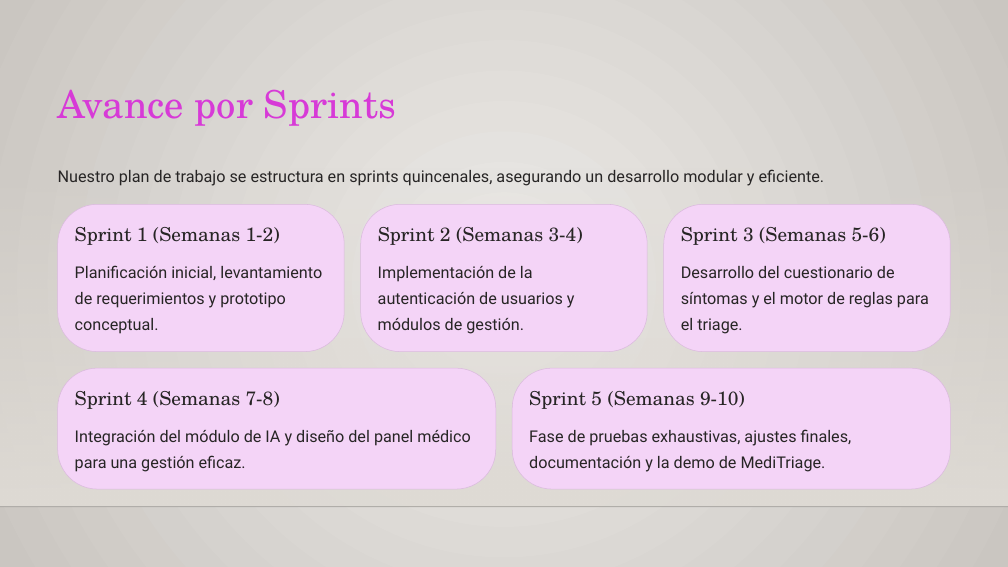
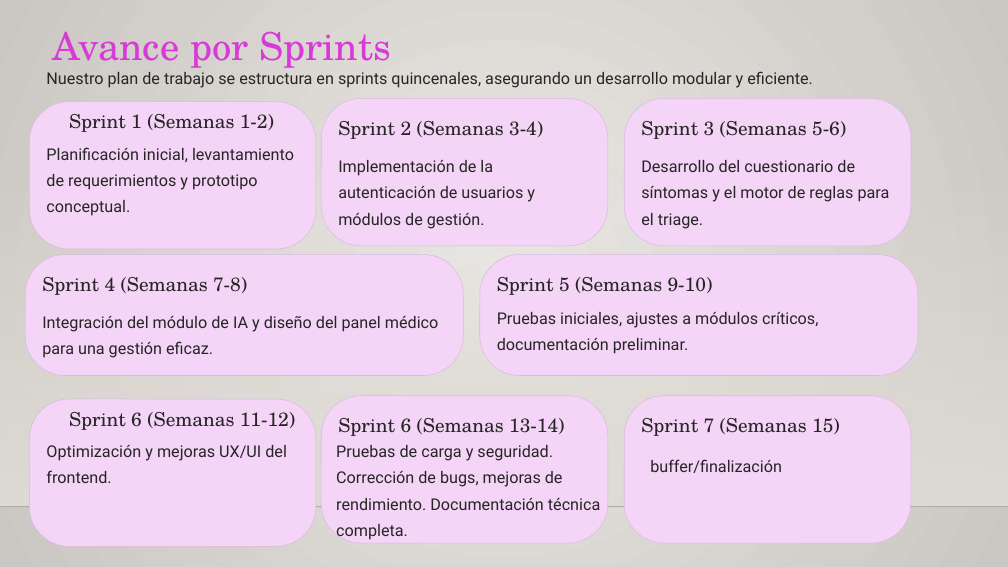
Before and after one commit to MRCuevasCarreno/MediTriage, a slide deck: slide 8 of Fase 1/Evidencias Grupales/MediTriage.pptx. Drawn at 1008x567 pixels with LibreOffice and Linux fonts; fonts in the diff are those of the drawing; background and template pictures are left out. Boxes give left, top, right and bottom in pixels: in the first picture for what was removed or moved away, otherwise in the second. Text is boxed around its words. In the diff, an @@ line names an element or a change of style, - is before the commit and + after.

Commit message:
ajuste 15 semana

```diff
--- a/Fase 1/Evidencias Grupales/MediTriage.pptx
+++ b/Fase 1/Evidencias Grupales/MediTriage.pptx
@@ text "Avance por Sprints": place and size @@
-text "Avance por Sprints" at box(58, 89, 396, 126)
+text "Avance por Sprints" at box(53, 31, 391, 68)
@@ text "Nuestro plan de trabajo se ...": place and size @@
-text "Nuestro plan de trabajo se ..." at box(58, 169, 825, 186)
+text "Nuestro plan de trabajo se ..." at box(46, 71, 813, 88)
@@ rounded rectangle: place and size @@
-rounded rectangle at box(58, 204, 345, 352)
+rounded rectangle at box(30, 101, 316, 249)
@@ text "Sprint 1 (Semanas 1-2)": place and size @@
-text "Sprint 1 (Semanas 1-2)" at box(75, 227, 280, 245)
+text "Sprint 1 (Semanas 1-2)" at box(69, 114, 274, 132)
@@ 4 texts, 2 rounded rectangles: place and size @@
-4 texts, 2 rounded rectangles at box(361, 204, 951, 352)
+4 texts, 2 rounded rectangles at box(321, 98, 911, 246)
@@ text "Planificación inicial, levantamiento de requerimientos ...": place and size @@
-text "Planificación inicial, levantamiento de requerimientos ..." at box(75, 265, 322, 334)
+text "Planificación inicial, levantamiento de requerimientos ..." at box(46, 147, 294, 216)
@@ 2 texts, 1 rounded rectangle: place and size @@
-2 texts, 1 rounded rectangle at box(58, 368, 496, 489)
+2 texts, 1 rounded rectangle at box(25, 255, 463, 375)
@@ rounded rectangle: place and size @@
-rounded rectangle at box(512, 368, 950, 489)
+rounded rectangle at box(480, 255, 918, 375)
@@ text "Sprint 5 (Semanas 9-10)": place and size @@
-text "Sprint 5 (Semanas 9-10)" at box(529, 391, 745, 409)
+text "Sprint 5 (Semanas 9-10)" at box(497, 277, 713, 295)
@@ text at box(497, 312, 818, 354): text changed @@
-Fase de pruebas exhaustivas, ajustes finales, documentación y la demo de MediTriage.
+Pruebas iniciales, ajustes a módulos críticos, documentación preliminar.
@@ rounded rectangle added at box(30, 399, 316, 546), fill #F4D4F7, outline #DABADD 0.6 pt @@
@@ text added at box(69, 412, 296, 430), 22 pt, text #272525 @@
+Sprint 6 (Semanas 11-12)
@@ rounded rectangle added at box(321, 396, 608, 543), fill #F4D4F7, outline #DABADD 0.6 pt @@
@@ text added at box(338, 418, 565, 436), 22 pt, text #272525 @@
+Sprint 6 (Semanas 13-14)
@@ rounded rectangle added at box(624, 396, 911, 543), fill #F4D4F7, outline #DABADD 0.6 pt @@
@@ text added at box(641, 418, 840, 436), 22 pt, text #272525 @@
+Sprint 7 (Semanas 15)
@@ text added at box(46, 445, 287, 483), 18.5 pt, text #272525 @@
+Optimización y mejoras UX/UI del frontend.
@@ text added at box(336, 445, 600, 540), 18.5 pt, text #272525 @@
+Pruebas de carga y seguridad. Corrección de bugs, mejoras de rendimiento. Documentación técnica completa.
@@ text added at box(650, 459, 782, 473), 18.5 pt, text #272525 @@
+buffer/finalización
```
Also in this commit, not shown: 1 other slide changed.
